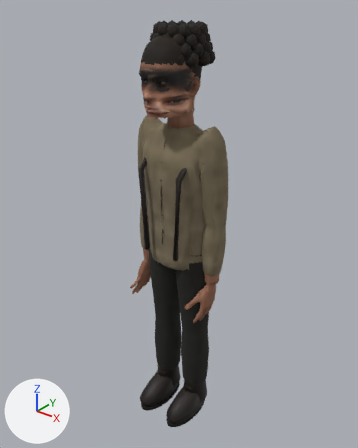
A saved change to the glTF model src/episode2/extras/people/townsboy.glb.
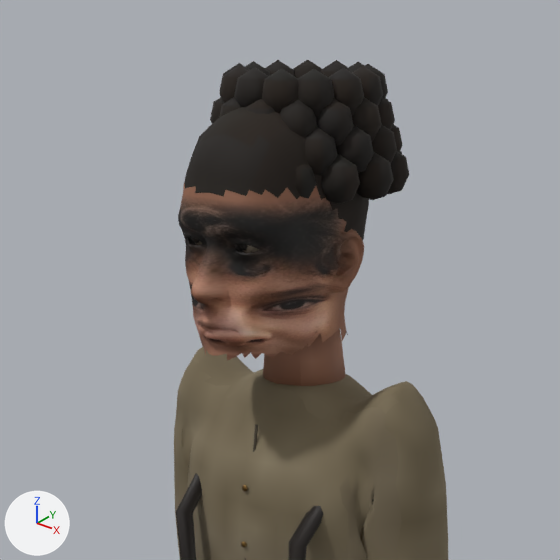
Each version is shown whole from a 50 mm camera at (0.822, -1.033, 1.314) aimed at (-0.012, 0.01, 0.667), then close up on the part from 22% to 74% of the width and 0% to 41% of the height. The axes (+X, +Y, +Z) are drawn at lower left. The lights are the same throughout. The last two pictures show the newer version. Vertices at exactly the same position are counted once.

In view in the first close-up: 'townsboy_body'.
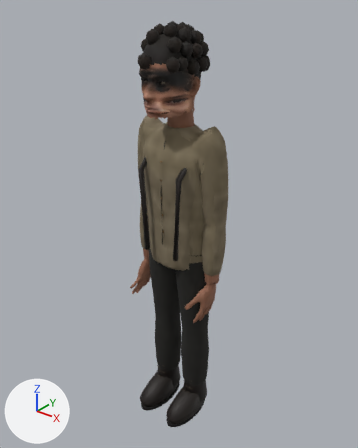
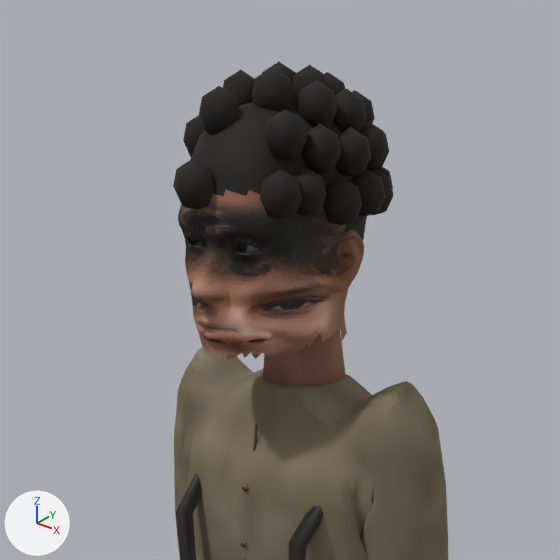
Changed parts and their boxes (x1, y1, x2, y2) in the close-ups (560 x 560 px; the box of a moved part takes in the faces that stretch with it):
'townsboy_body', reshaped
    before: (174, 60, 448, 560)
    after: (173, 62, 448, 560)
part 1 of me_townsboy_mesh, deleted
    before: (219, 60, 383, 117)
part 2 of me_townsboy_mesh, moved or reshaped
    before: (210, 60, 409, 204)
    after: (173, 62, 394, 226)
part 3 of me_townsboy_mesh, surface changed
    before: (184, 60, 417, 399)
    after: (173, 62, 417, 399)

Diff of the bpy script that builds the scene:
```diff
--- a/src/episode2/extras/people/townsboy.glb.py
+++ b/src/episode2/extras/people/townsboy.glb.py
@@ me_townsboy_mesh @@
 # used by ob_townsboy_body; location = (0.0, 0.0, 0.0)
-me_townsboy_mesh.from_pydata(...)  # 14152 vertices, 27688 faces; spans x -0.171..0.152, y -0.138..0.097, z 0.0..1.229
+me_townsboy_mesh.from_pydata(...)  # 13832 vertices, 27088 faces; spans x -0.171..0.152, y -0.138..0.097, z 0.0..1.232
+# me_townsboy_mesh part 1: 10 loose pieces with 320 vertices, spanning x -0.07..0.069, y -0.069..0.06, z 1.191..1.229, are deleted
+# me_townsboy_mesh part 2: 1344 vertices moved from x -0.088..0.09, y -0.089..0.089, z 1.128..1.229 to x -0.086..0.084, y -0.138..0.077, z 1.11..1.232
+# me_townsboy_mesh part 3: 15796 kept faces spanning x -0.171..0.152, y -0.138..0.097, z 0.0..1.232 get new texture (UV) coordinates
 me_townsboy_mesh.materials.append(mat_m_boy_pbr)
```
